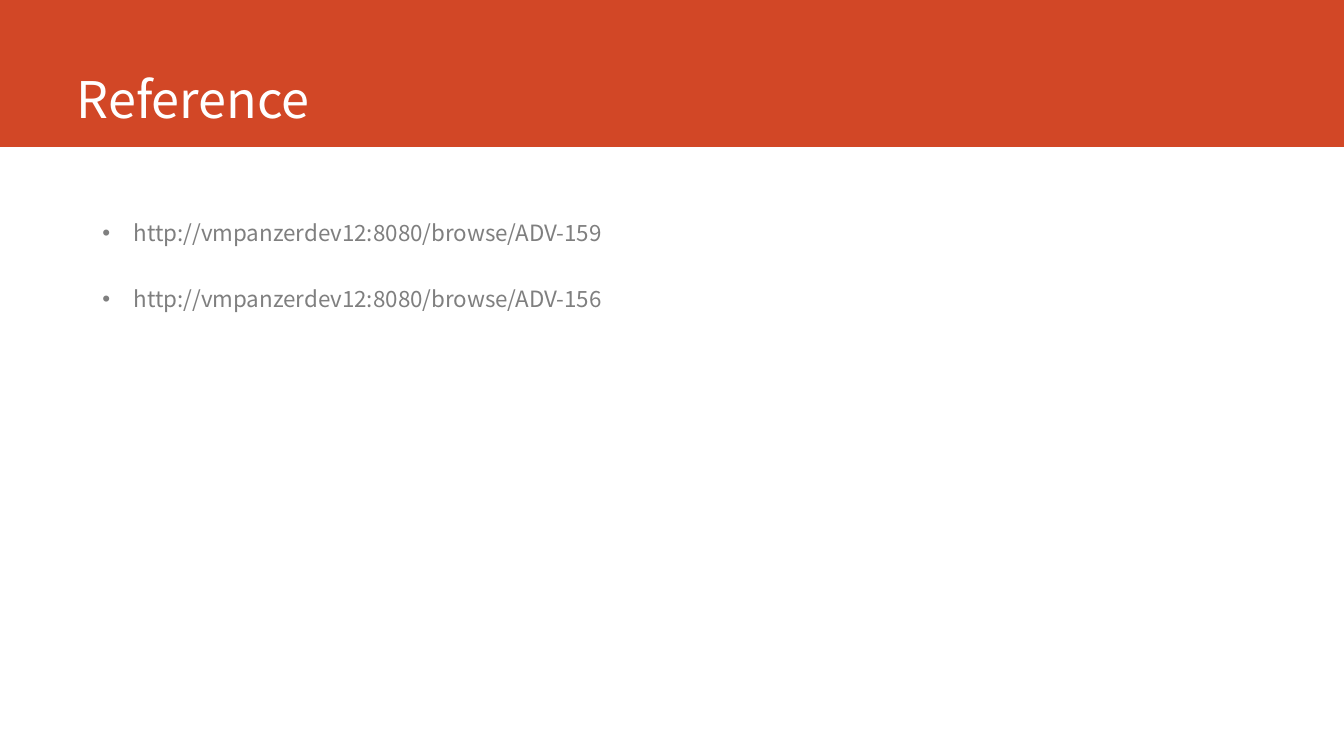
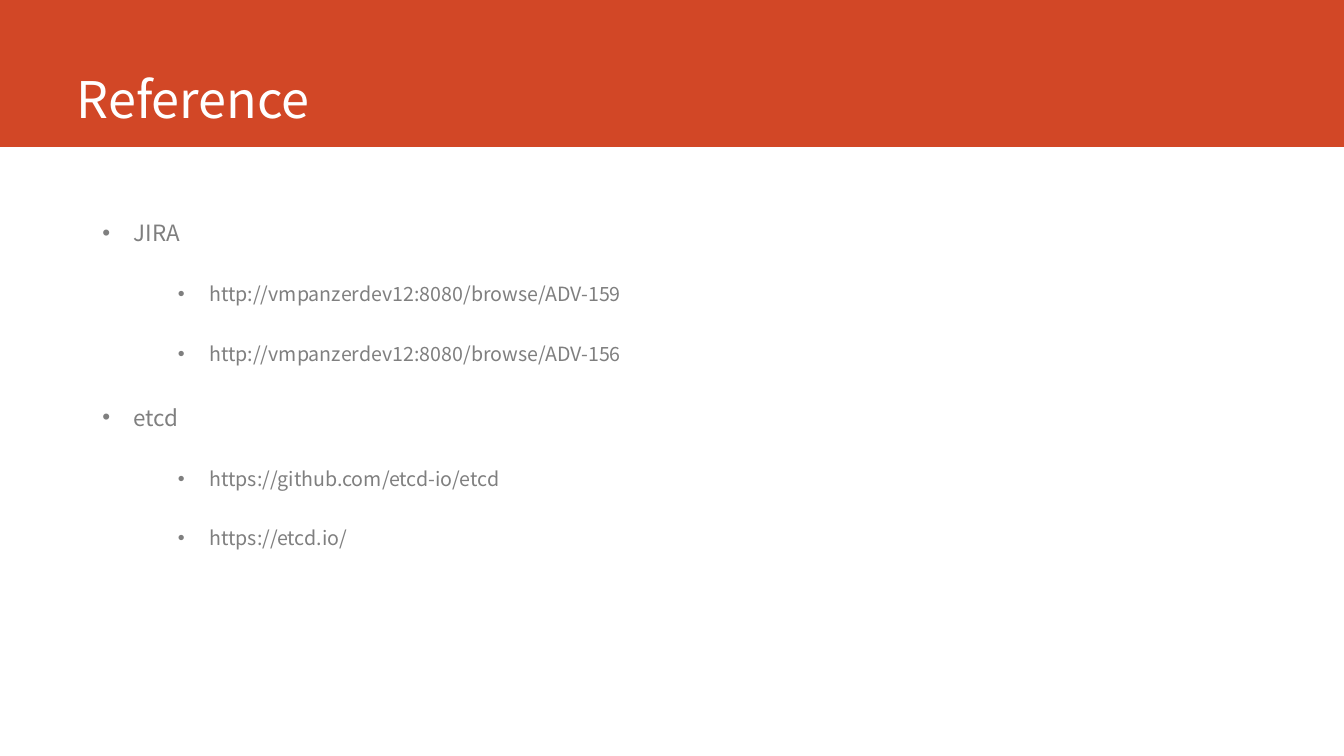
Before and after one commit to dinoliang/TemplateInfo, a slide deck: slide 11 of Reverse Proxy.ppt. Drawn at 1344x756 pixels with LibreOffice and Linux fonts; fonts in the diff are those of the drawing. Boxes give left, top, right and bottom in pixels: in the first picture for what was removed or moved away, otherwise in the second. Text is boxed around its words. In the diff, an @@ line names an element or a change of style, - is before the commit and + after.

```diff
--- a/Reverse Proxy.ppt
+++ b/Reverse Proxy.ppt
@@ text at bbox=[134, 224, 180, 241]: paragraph added @@
+• JIRA
@@ text at bbox=[209, 285, 620, 366]: size 16 to 14 pt in "http://vmpanzerdev12:8080/browse/ADV-159", "http://vmpanzerdev12:8080/browse/ADV-156"; list level 1 to 2 in "http://vmpanzerdev12:8080/browse/ADV-159"; list level 1 to 2 in "http://vmpanzerdev12:8080/browse/ADV-156" @@
@@ text at bbox=[134, 408, 499, 550]: paragraphs added @@
+• etcd
+  • https://github.com/etcd-io/etcd
+  • https://etcd.io/
```
Also in this commit, not shown: 6 other slides changed.
